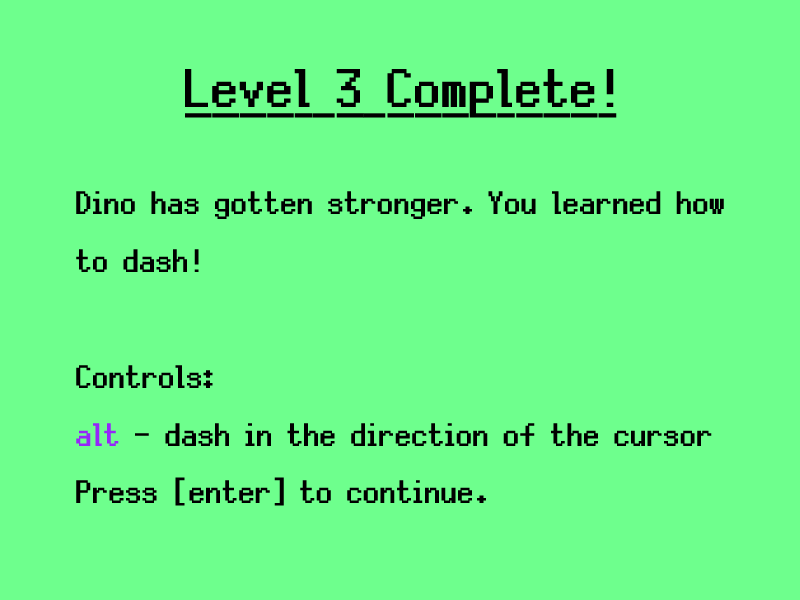
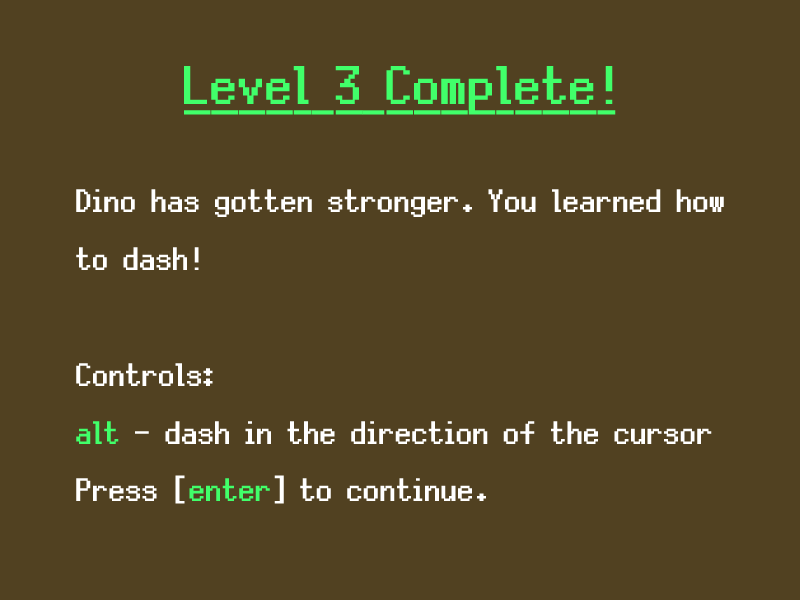
Layered file, before and after one edit (800×600). Changes by layer:
painted on "Level 3 Complete!" over [left=184, top=66, right=617, bottom=118]
painted on "Dino has gotten stronger. You le" over [left=76, top=189, right=724, bottom=506]
painted on "Background" over [left=0, top=0, right=800, bottom=600]
